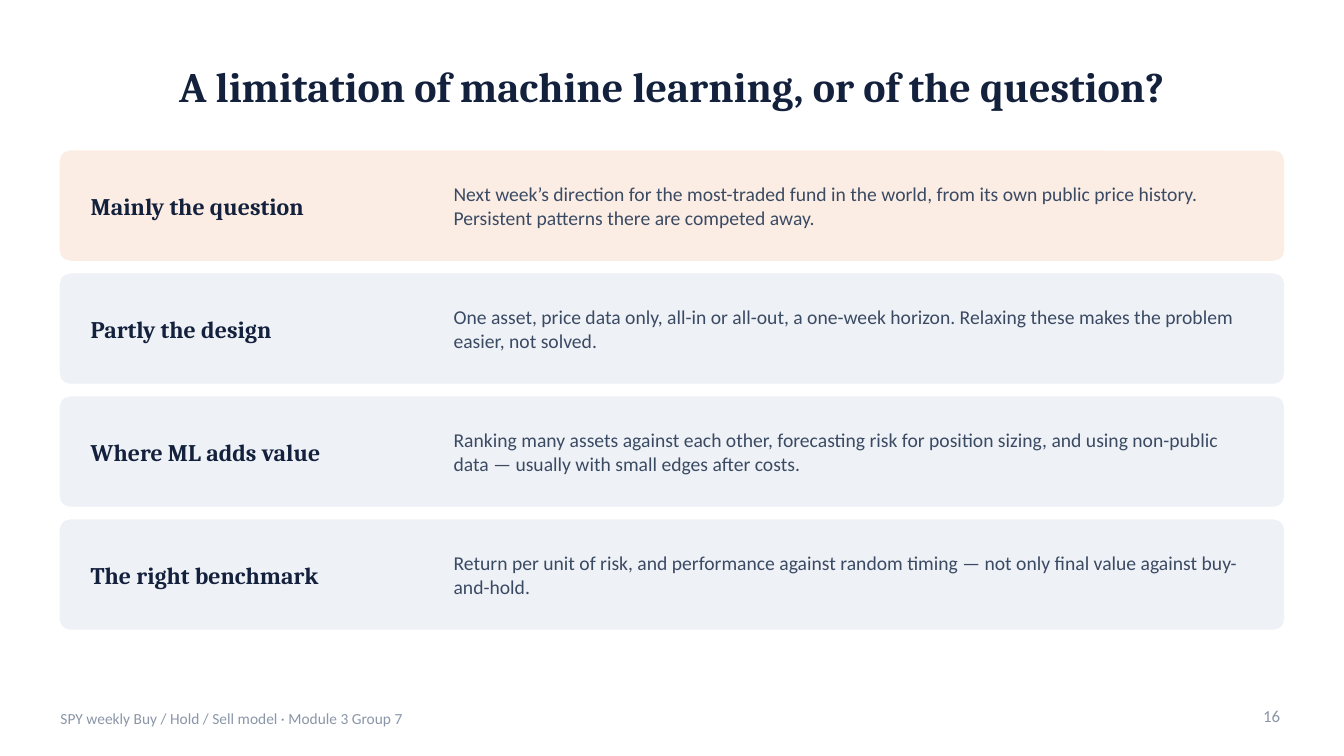
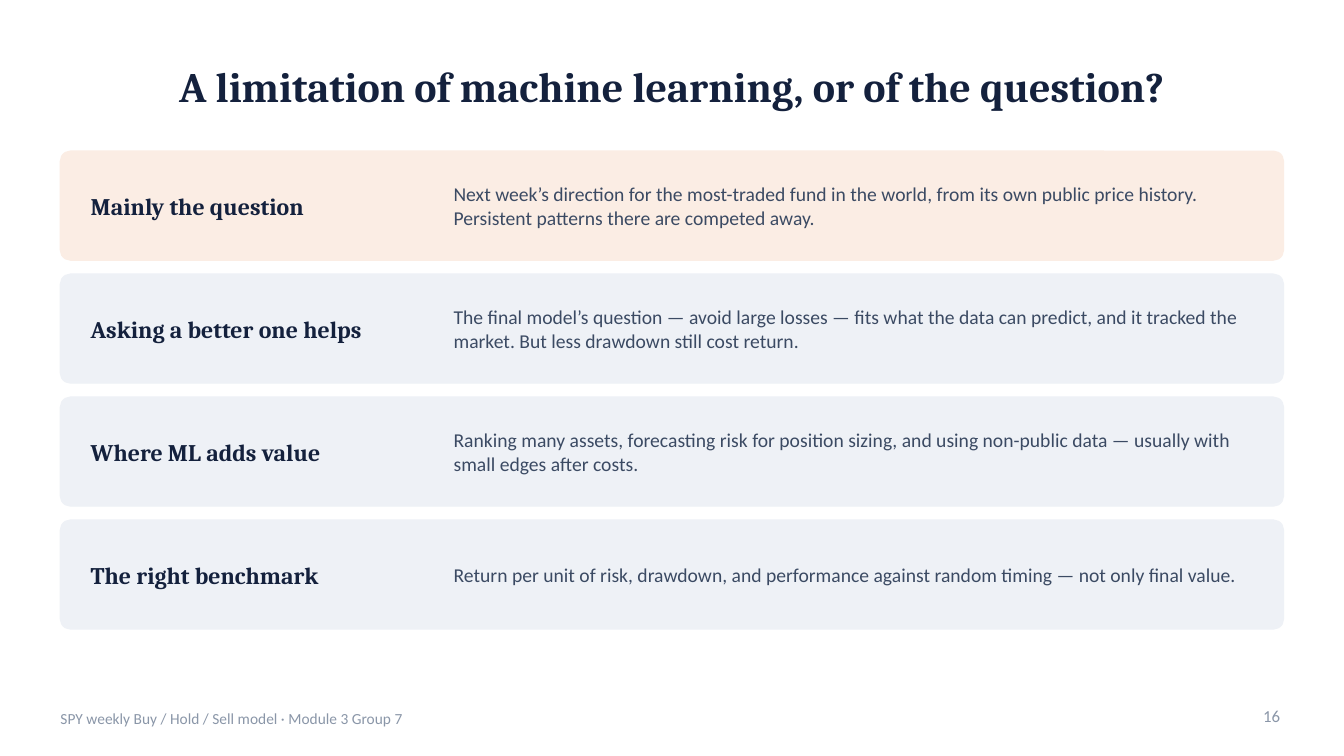
Before and after one commit to TKCH121/spy, a slide deck: slide 16 of presentation/SPY_Model_Presentation.pptx. Drawn at 1344x756 pixels with LibreOffice and Linux fonts; fonts in the diff are those of the drawing. Boxes give left, top, right and bottom in pixels: in the first picture for what was removed or moved away, otherwise in the second. Text is boxed around its words. In the diff, an @@ line names an element or a change of style, - is before the commit and + after.

```diff
--- a/presentation/SPY_Model_Presentation.pptx
+++ b/presentation/SPY_Model_Presentation.pptx
@@ text at <box>91,321,361,343</box>: text changed @@
-Partly the design
+Asking a better one helps
@@ text at <box>454,310,1237,348</box>: text changed @@
-One asset, price data only, all-in or all-out, a one-week horizon. Relaxing these makes the problem easier, not solved.
+The final model’s question — avoid large losses — fits what the data can predict, and it tracked the market. But less drawdown still cost return.
@@ text at <box>454,433,1229,475</box>: text changed @@
-Ranking many assets against each other, forecasting risk for position sizing, and using non-public data — usually with small edges after costs.
+Ranking many assets, forecasting risk for position sizing, and using non-public data — usually with small edges after costs.
@@ text at <box>454,568,1235,586</box>: text changed @@
-Return per unit of risk, and performance against random timing — not only final value against buy-and-hold.
+Return per unit of risk, drawdown, and performance against random timing — not only final value.
```
Also in this commit, not shown: 16 other slides changed, 1 slide added, 1 slide removed, 8 other files.
